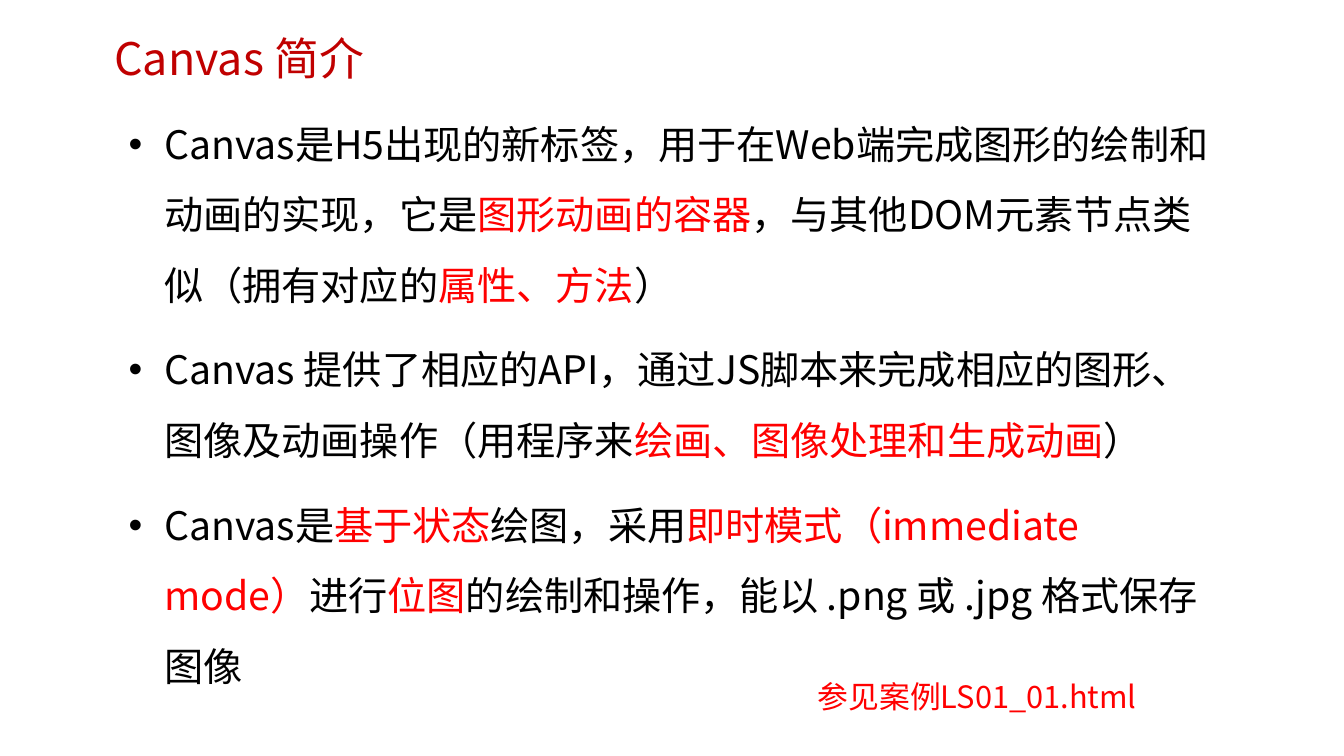
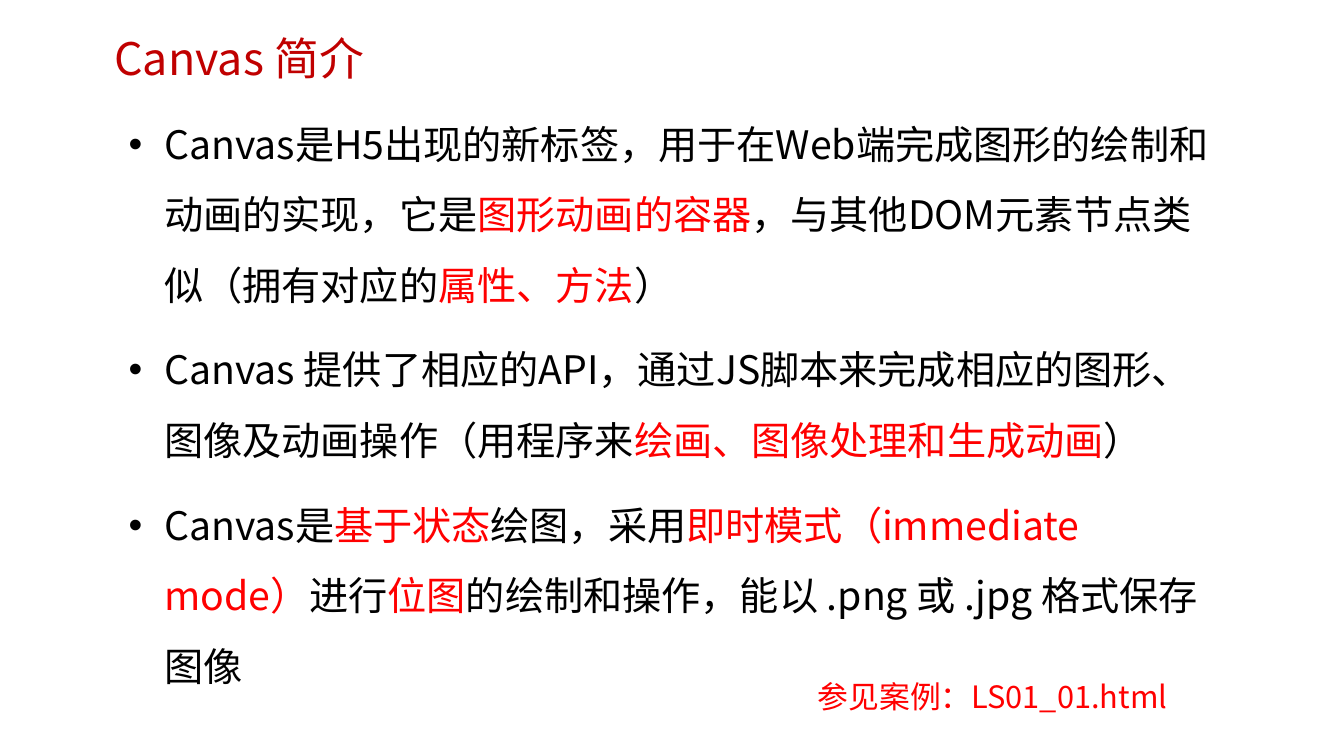
Before and after one commit to edu2act/course-H5-Animation-and-Game-Development, a slide deck: slide 8 of materials/slides/ch01.pptx. Drawn at 1344x756 pixels with LibreOffice and Linux fonts; fonts in the diff are those of the drawing; background and template pictures are left out. Boxes give left, top, right and bottom in pixels: in the first picture for what was removed or moved away, otherwise in the second. Text is boxed around its words. In the diff, an @@ line names an element or a change of style, - is before the commit and + after.

```diff
--- a/materials/slides/ch01.pptx
+++ b/materials/slides/ch01.pptx
@@ text at (818, 682, 1167, 713): text changed @@
-参见案例LS01_01.html
+参见案例：LS01_01.html
```
Also in this commit, not shown: 1 other slide changed, 22 other files.
